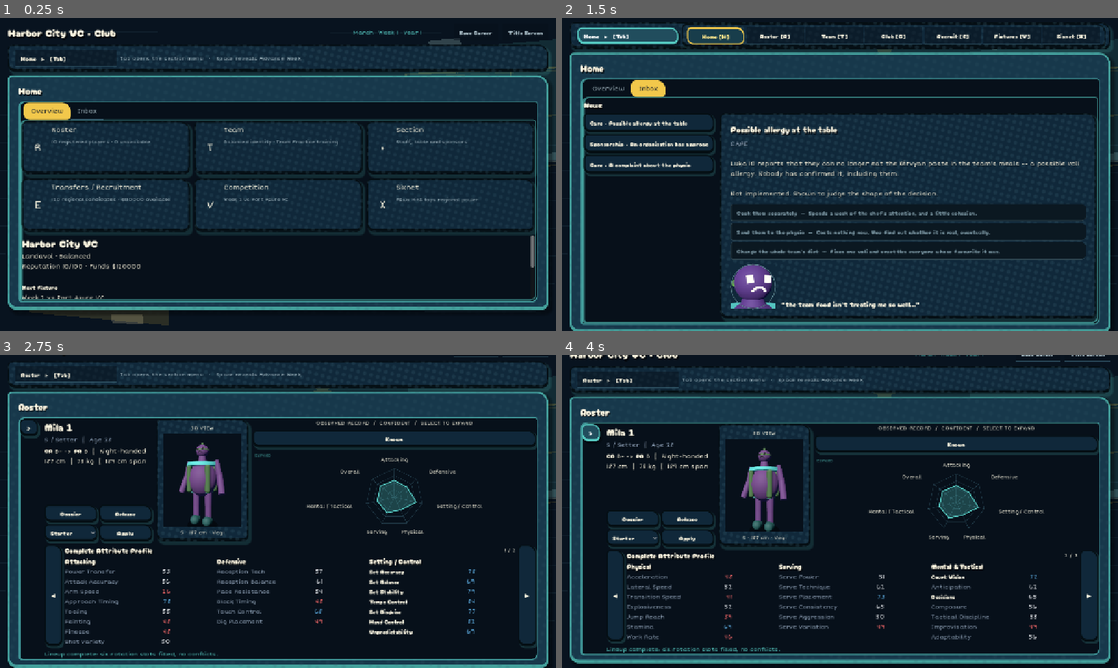
Above: before the commit, frames 1-4 (two rows, left to right).
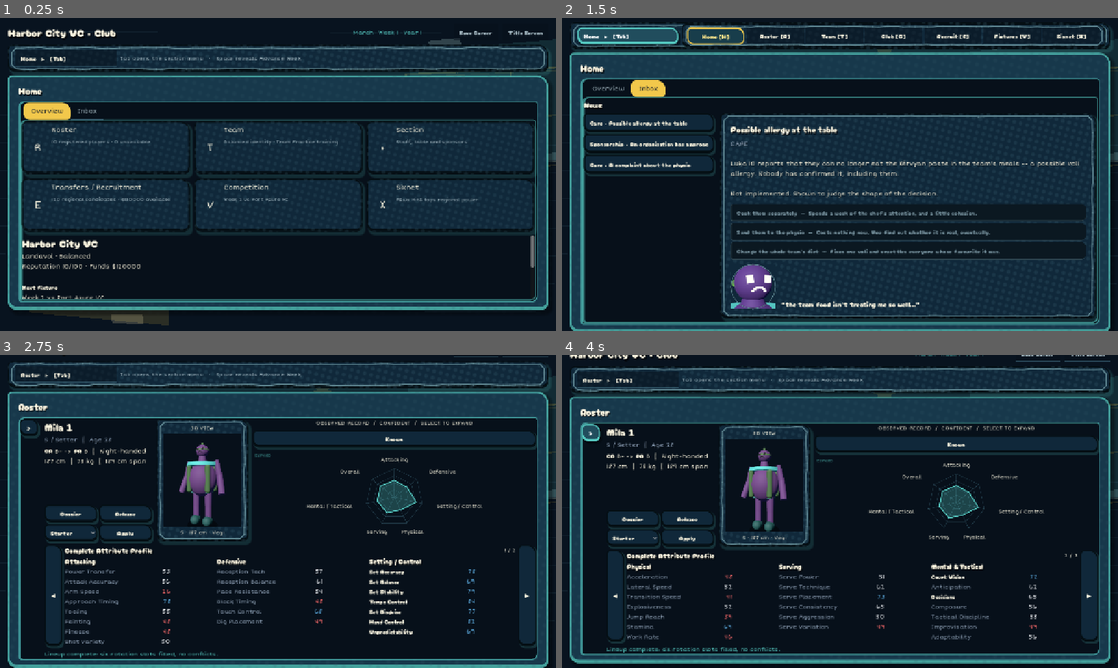
Above: after the commit, the same moments.

Repository: iracarranza/volley-world-manager
Game: Godot game, scene res://tools/preview/dashboard_preview.tscn
The game is run twice, just before and just after one commit, with the same random seed, the same clock (stepped at 60 frames per second) and the same inputs. This scene is started directly instead of the project's main scene.
Inputs (mouse positions are in pixels of both pictures, inside the frame that each line leads up to):
- Up to frame 1 (0.25 s): no input
- Up to frame 2 (1.5 s): click "Title Screen" at 0.5 s; click "Home ▸ [Tab]" at 1.25 s
- Up to frame 3 (2.75 s): click (105, 486) at 2 s
- Up to frame 4 (4 s): click "Roster ▸ [Tab]" at 2.75 s; click ">" at 3.5 s

The runs differ from the first frame. In frame 1, 1.1% of the frame differs, in the area x 2-98%, y 9-17%; in frame 2, 1.8%, in the area x 2-98%, y 2-96%; in frame 3, 1.3%; in frame 4, 1.5%.

Commit message:
Draw panel edges with a pen, and let the follow-through finish
**Ink outlines.** `StyleBoxFlat` draws a border of constant thickness with
mathematically exact corners, which is the most machine-made thing on the
screen. A pen does neither: it wanders off true by a fraction of a
millimetre, thins where the hand moves fastest along a run, and pools
where the hand slows and turns.

`UIInkOutline` draws the edge itself as a chain of short segments whose
offset and width both vary. Two hashed frequencies summed, so the line
drifts on a long wavelength and jitters on a short one -- a single
frequency reads as a regular ripple, which is a spring rather than a
hand. Corners get the thicker stroke, and that pooling sells the drawn
line more than the wander does.

Deterministic and seeded per panel: a wobble that redraws every frame is
a shimmer, and one shared by every panel is a texture rather than a hand.
The seed comes from the panel's own name, so a card's edge is stable
across runs and two cards side by side never share an imperfection.

Drawn as a child rather than by the panel, because a `PanelContainer`
paints its stylebox *under* its contents and an edge drawn there would be
covered by whatever the card holds. Marked exempt so the next style pass
walks past it, and reused rather than recreated so a theme switch or a
resize does not stack twenty outlines on one card.

The raised panel is deliberately not inked -- the largest surface on
screen wants the quietest edge, and a hand-drawn line around the whole
content area reads as a border rather than as craft.

**And the spike's follow-through.** Shoulder and elbow returned to rest on
the same window the legs absorb the landing on, so the swing arm snapped
back to a neutral hang the instant the follow-through ended and the spike
stopped looking like one a beat before it stopped being one. A real
follow-through carries down and across and is still unwinding while the
hitter is already on the floor. `ARM_RECOVER_START` is the same
proximal-to-distal rule the rest of the file runs on, applied to the end
of the action rather than the start.

Suite 870 checks, 1 failing at the known tempo-pricing gate.

Co-Authored-By: Claude Opus 5 <noreply@anthropic.com>
Claude-Session: https://claude.ai/code/session_0197KZ6RDwTpMdR7xHdkkPxn

Diff:
--- /dev/null
+++ b/scenes/components/ink_outline.gd
@@ -0,0 +1,179 @@
+class_name UIInkOutline
+extends Control
+
+## A panel edge drawn as a pen line rather than a border width.
+##
+## `StyleBoxFlat` draws a rectangle of constant thickness with mathematically
+## exact corners, which is the single most machine-made thing on the screen. A
+## pen does none of that: it wanders off the straight by a fraction of a
+## millimetre, it thins where the hand moves fastest along a run, and it pools
+## where the hand slows and turns.
+##
+## So this draws the edge itself, as a chain of short segments whose offset and
+## width both vary. It sits over the panel it belongs to and paints nothing else,
+## which keeps it composable with the halftone -- one says what the surface is
+## made of, the other says how its edge was drawn.
+##
+## **Deterministic, seeded per panel.** A wobble that redraws differently every
+## frame is a shimmer, and a wobble shared by every panel is a texture rather
+## than a hand. The seed comes from the panel's identity, so a given card always
+## has the same imperfect edge and two cards side by side never have the same
+## one.
+
+const UIPalette := preload("res://scripts/data/ui_palette.gd")
+
+## How long each drawn segment is, in pixels.
+##
+## Short enough that the line reads as continuously varying and long enough that
+## a full card is not hundreds of draw calls. At 14 a dashboard card's edge is
+## about fifty segments.
+const SEGMENT_LENGTH: float = 14.0
+
+## How far the line may stray from true, in pixels.
+##
+## Small on purpose. Past about a pixel and a half the panel stops looking hand
+## drawn and starts looking broken -- the eye reads a wobbly rectangle as a
+## rendering fault long before it reads it as craft.
+const WANDER_PIXELS: float = 1.15
+
+## Pen width along a run, and what it becomes at a corner.
+##
+## Thicker at corners because that is where a hand slows and the ink pools, which
+## is the detail that sells a drawn line more than the wander does.
+const STROKE_WIDTH: float = 1.6
+const CORNER_WIDTH: float = 2.7
+
+## How much of the run either side of a corner is affected by the pooling, as a
+## fraction of the shortest side.
+const CORNER_SHARE: float = 0.14
+
+## Inset from the panel's own rect, so the line sits on the edge rather than half
+## outside it.
+const EDGE_INSET: float = 1.0
+
+## Which panel this is, for the wander. Assigned by whoever creates the outline;
+## identical seeds draw identical edges, which is the point.
+@export var ink_seed: int = 0
+
+## Corner radius to follow, so the pen turns where the stylebox turns.
+@export var corner_radius: float = 10.0
+
+
+func _ready() -> void:
+	## Purely decorative: it must never eat a click meant for the card it is
+	## drawn over, and it must never be restyled by the pass that created it.
+	mouse_filter = Control.MOUSE_FILTER_IGNORE
+	set_meta("ui_style_exempt", true)
+	set_anchors_preset(Control.PRESET_FULL_RECT)
+	resized.connect(queue_redraw)
+
+
+func _notification(what: int) -> void:
+	if what == NOTIFICATION_THEME_CHANGED:
+		queue_redraw()
+
+
+func _draw() -> void:
+	if size.x < 4.0 or size.y < 4.0:
+		return
+	var light_mode := UIPalette.control_is_light(self)
+	var ink := UIPalette.color(&"stroke_strong", light_mode)
+	var points := _outline_points()
+	if points.size() < 2:
+		return
+	var shortest := minf(size.x, size.y)
+	for index in range(points.size() - 1):
+		var from: Vector2 = points[index]
+		var to: Vector2 = points[index + 1]
+		var midpoint := (from + to) * 0.5
+		draw_line(
+			from, to, ink,
+			_stroke_width(midpoint, shortest),
+			true,
+		)
+
+
+## The path the pen takes, already wandered.
+##
+## Built as one closed chain rather than four independent sides, so the corners
+## join instead of meeting -- four separately jittered edges leave visible gaps
+## exactly where a real line is heaviest.
+func _outline_points() -> PackedVector2Array:
+	var rect := Rect2(
+		Vector2(EDGE_INSET, EDGE_INSET),
+		size - Vector2(EDGE_INSET, EDGE_INSET) * 2.0
+	)
+	var radius := clampf(corner_radius, 0.0, minf(rect.size.x, rect.size.y) * 0.5)
+	var corners := [
+		rect.position + Vector2(radius, 0.0),
+		rect.position + Vector2(rect.size.x - radius, 0.0),
+		rect.position + Vector2(rect.size.x, radius),
+		rect.position + Vector2(rect.size.x, rect.size.y - radius),
+		rect.position + Vector2(rect.size.x - radius, rect.size.y),
+		rect.position + Vector2(radius, rect.size.y),
+		rect.position + Vector2(0.0, rect.size.y - radius),
+		rect.position + Vector2(0.0, radius),
+	]
+	var path := PackedVector2Array()
+	var step := 0
+	for index in range(corners.size()):
+		var from: Vector2 = corners[index]
+		var to: Vector2 = corners[(index + 1) % corners.size()]
+		var span := from.distance_to(to)
+		var divisions := maxi(int(span / SEGMENT_LENGTH), 1)
+		var normal := (to - from).orthogonal().normalized() \
+			if span > 0.001 else Vector2.ZERO
+		for division in range(divisions):
+			var along := float(division) / float(divisions)
+			step += 1
+			path.append(
+				from.lerp(to, along) + normal * _wander(step)
+			)
+	if path.size() > 0:
+		path.append(path[0])
+	return path
+
+
+## How far off true the pen is at this point along the chain.
+##
+## Two hashed values at different rates summed, so the line drifts on a long
+## wavelength and jitters on a short one -- a single frequency reads as a
+## regular ripple, which is a spring rather than a hand.
+func _wander(step: int) -> float:
+	var slow := _unit(step / 3 + 1) - 0.5
+	var fast := _unit(step + 977) - 0.5
+	return (slow * 1.4 + fast * 0.6) * WANDER_PIXELS
+
+
+## Thicker where the hand slows: at the corners, and never in the middle of a
+## straight run.
+func _stroke_width(point: Vector2, shortest: float) -> float:
+	var band := maxf(shortest * CORNER_SHARE, 6.0)
+	var to_edge := minf(
+		minf(point.x, size.x - point.x),
+		minf(point.y, size.y - point.y)
+	)
+	var along := minf(
+		maxf(point.x, size.x - point.x),
+		maxf(point.y, size.y - point.y)
+	)
+	## Distance to the nearest corner, cheaply: a point is near one when it is
+	## near two edges at once.
+	var corner_proximity := 1.0 - clampf(
+		(along - (maxf(size.x, size.y) - band)) / maxf(band, 1.0), 0.0, 1.0
+	)
+	if to_edge > band:
+		corner_proximity = 0.0
+	return lerpf(STROKE_WIDTH, CORNER_WIDTH, corner_proximity)
+
+
+## A stable 0-1 from this outline's seed and a step along its path.
+##
+## Hand-mixed rather than `randf()`: the edge has to be the same every frame or
+## it shimmers, and the same across runs or a screenshot is not reproducible.
+func _unit(step: int) -> float:
+	var accumulated := (ink_seed * 2654435761) ^ (step * 40503)
+	accumulated = accumulated & 0x7FFFFFFF
+	accumulated = accumulated ^ (accumulated >> 13)
+	accumulated = (accumulated * 1103515245 + 12345) & 0x7FFFFFFF
+	return float(accumulated % 65537) / 65537.0
--- a/scripts/data/spike_biomechanics.gd
+++ b/scripts/data/spike_biomechanics.gd
@@ -49,6 +49,13 @@
 ## How wide a slice around zero `phase_name` is willing to call the contact.
 ## Narrow on purpose: it is a label for the instant, not a phase with a duration.
 const CONTACT_BAND: float = 0.04
+
+## When the swing arm starts returning to a neutral hang.
+##
+## Well after `FOLLOW_END`, because the follow-through does not stop when the
+## legs land. Set here rather than reusing `FOLLOW_END` so the two can be tuned
+## apart -- they are different events happening to different limbs.
+const ARM_RECOVER_START: float = 0.72
 
 ## How far the arm swings behind the hips on the double-arm backswing.
 ##
@@ -150,6 +157,18 @@
 	var elbow_release := window(p, COCK_END + 0.03, 0.02)
 	var follow := window(p, 0.0, FOLLOW_END)
 	var land := window(p, FOLLOW_END, 1.0)
+	## The arm finishes after the feet do.
+	##
+	## Shoulder and elbow used to return to rest on `land`, the same window the
+	## legs absorb on -- so the swing arm snapped back to a neutral hang the
+	## instant the follow-through ended, and the spike stopped looking like a
+	## spike a beat before it stopped being one. A real follow-through carries
+	## down and across the body and is still unwinding while the hitter is already
+	## on the floor.
+	##
+	## The same proximal-to-distal rule the rest of this file runs on, applied to
+	## the end of the action rather than the start of it.
+	var arm_recover := window(p, ARM_RECOVER_START, 1.0)
 
 	## The shoulder walks back through the plant, up through the takeoff, into
 	## the cock, through the ball, and across the body.
@@ -158,7 +177,7 @@
 	shoulder = lerpf(shoulder, SHOULDER_COCK_DEGREES, tuck)
 	shoulder = lerpf(shoulder, SHOULDER_CONTACT_DEGREES, strike)
 	shoulder = lerpf(shoulder, SHOULDER_FOLLOW_DEGREES, follow)
-	shoulder = lerpf(shoulder, -16.0, land)
+	shoulder = lerpf(shoulder, -16.0, arm_recover)
 
 	## And the elbow lags it. Folding early and opening late is the entire
 	## difference between a whip and a windmill, so these windows deliberately
@@ -166,7 +185,7 @@
 	var elbow := lerpf(28.0, ELBOW_COCK_DEGREES, maxf(lift, tuck))
 	elbow = lerpf(elbow, ELBOW_CONTACT_DEGREES, elbow_release)
 	elbow = lerpf(elbow, ELBOW_FOLLOW_DEGREES, follow)
-	elbow = lerpf(elbow, 22.0, land)
+	elbow = lerpf(elbow, 22.0, arm_recover)
 
 	## The guide arm is not decoration. It reaches at the ball through the cock
 	## and is pulled down hard through contact -- that pull is what rotates the
--- a/scripts/systems/ui_style_system.gd
+++ b/scripts/systems/ui_style_system.gd
@@ -3,6 +3,15 @@
 
 const UIPalette := preload("res://scripts/data/ui_palette.gd")
 const UIHalftone := preload("res://scripts/data/ui_halftone.gd")
+const UIInkOutline := preload("res://scenes/components/ink_outline.gd")
+
+## Which surfaces get a drawn edge. The same tiers the halftone screens, minus
+## the raised panel: the largest surface on the screen wants the quietest edge,
+## and a hand-drawn line around the whole content area reads as a border rather
+## than as craft.
+const INKED_TIERS: Array[StringName] = [
+	&"CardPanel", &"DashboardCard", &"InsetPanel",
+]
 
 const PRIMARY_ACTIONS := [
 	"NewCareerButton", "NextButton", "CreateCareerButton", "AdvanceWeekButton",
@@ -106,6 +115,33 @@
 	control.material = UIHalftone.material_for(
 		control.theme_type_variation, light_mode
 	)
+	_ink_surface(control)
+
+
+## Give this surface a drawn edge, once.
+##
+## Added as a child rather than painted by the panel itself, because a
+## `PanelContainer` draws its stylebox *under* its contents and an edge drawn
+## there would be covered by whatever the card holds. The outline is marked
+## exempt so the next style pass walks straight past it, and reused rather than
+## recreated so repeated passes -- a theme switch, a resize -- do not stack
+## twenty of them on one card.
+static func _ink_surface(control: Control) -> void:
+	var wanted := control.theme_type_variation in INKED_TIERS
+	var existing := control.get_node_or_null("InkOutline") as UIInkOutline
+	if not wanted:
+		if existing != null:
+			existing.queue_free()
+		return
+	if existing != null:
+		existing.queue_redraw()
+		return
+	var outline := UIInkOutline.new()
+	outline.name = "InkOutline"
+	## Seeded from the panel's own name, so a card's edge is stable across runs
+	## and two cards side by side never draw the same imperfection.
+	outline.ink_seed = int(String(control.name).hash() & 0x7FFFFFFF)
+	control.add_child(outline)
 
 
 static func _style_button(button: Button) -> void:
Not shown, added: scenes/components/ink_outline.gd.uid
